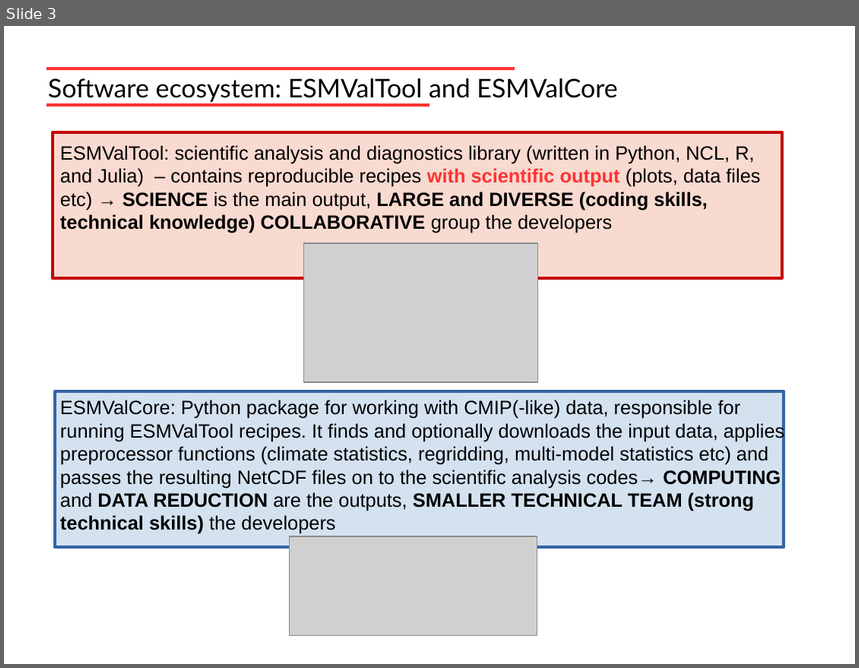
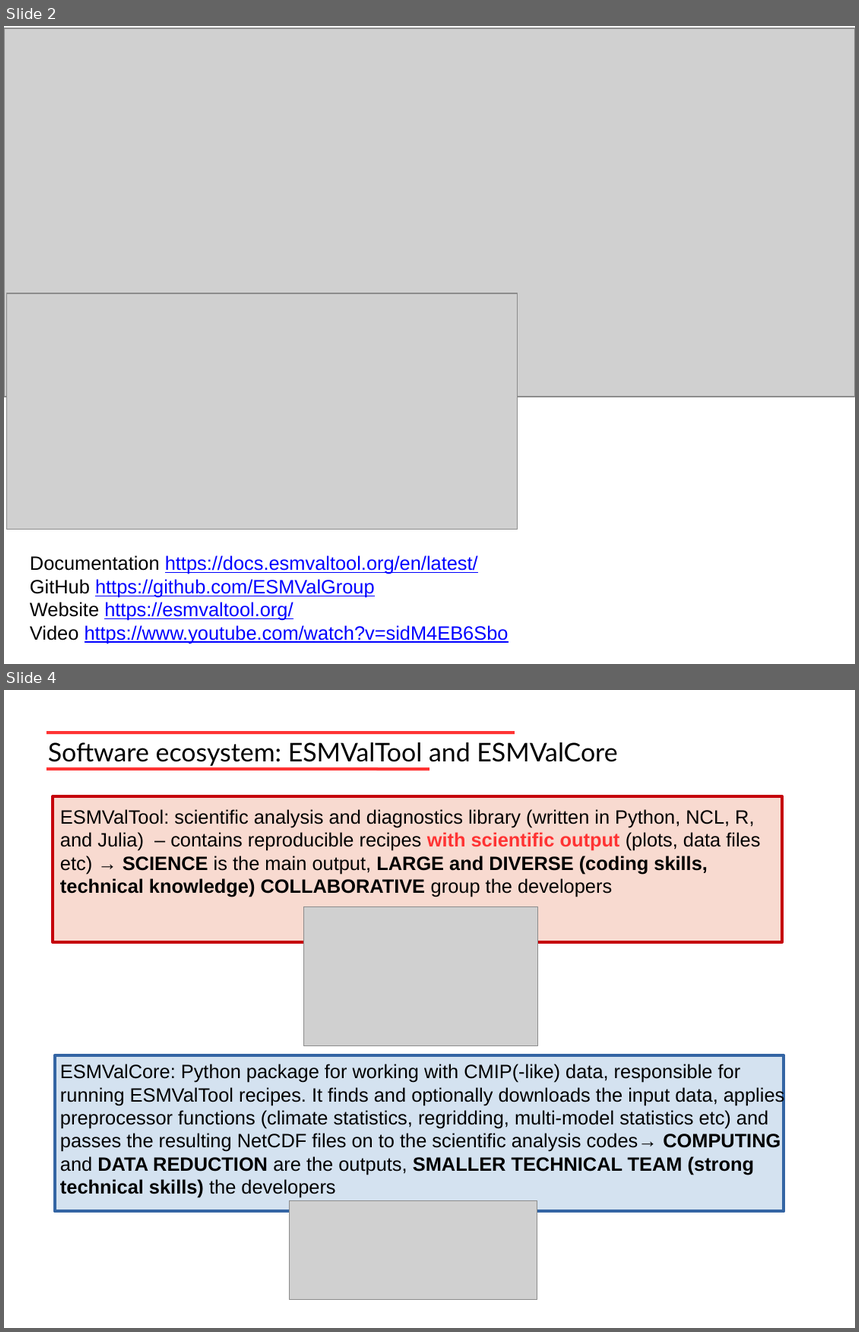
Before and after one commit to valeriupredoi/NCAR_Correctness_Workshop_9-10Nov2023_Talk, a slide deck: Predoi_Andela_Reliable-and-reproducible-Earth-System-Model-data-analysis-with-ESMValTool.pptx. Shown one above the other, each under a label of ours: slide 3 before the commit, slides 2 and 4 after it; the slides between them are not shown. The pictures are 859x668 and 859x1332 pixels, drawn with LibreOffice and Linux fonts; fonts in the diff are those of the drawing; grey boxes stand for pictures. Boxes give left, top, right and bottom in pixels: in the first picture for what was removed or moved away, otherwise in the second. Text is boxed around its words. In the diff, an @@ line names an element or a change of style, - is before the commit and + after.

```diff
--- a/Predoi_Andela_Reliable-and-reproducible-Earth-System-Model-data-analysis-with-ESMValTool.pptx
+++ b/Predoi_Andela_Reliable-and-reproducible-Earth-System-Model-data-analysis-with-ESMValTool.pptx
@@ slide 2 added at box(4, 26, 855, 664), background #FFFFFF @@
@@ picture added at box(4, 28, 855, 397) @@
@@ picture added at box(6, 294, 517, 530) @@
@@ text added at box(30, 556, 509, 644), 18 pt, text #0000FF, underline @@
+Documentation https://docs.esmvaltool.org/en/latest/
+GitHub https://github.com/ESMValGroup
+Website https://esmvaltool.org/
+Video https://www.youtube.com/watch?v=sidM4EB6Sbo
@@ what was slide 3 is now slide 4 @@
```
Also in this commit, not shown: 1 slide changed, 1 other slide added, 1 slide removed.
